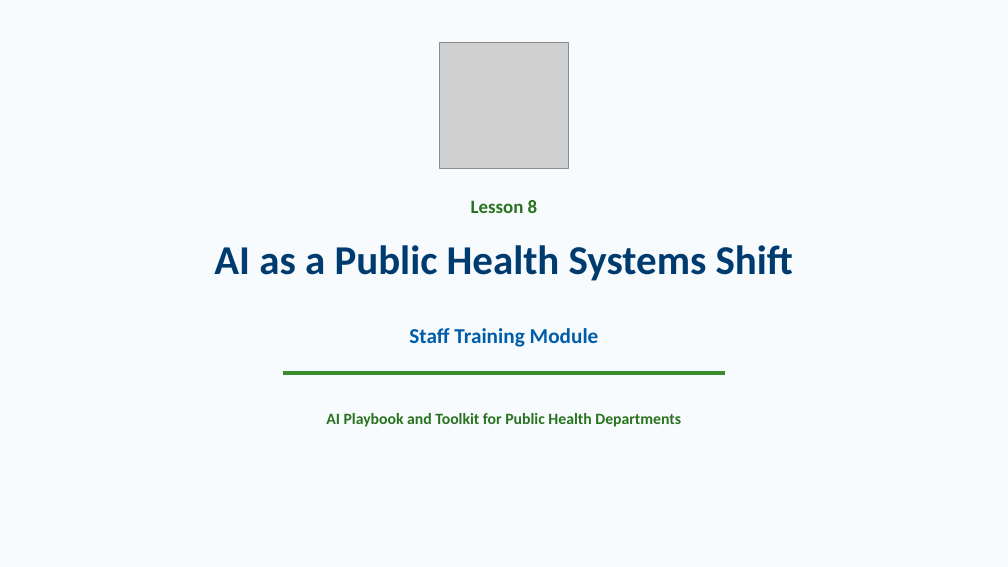
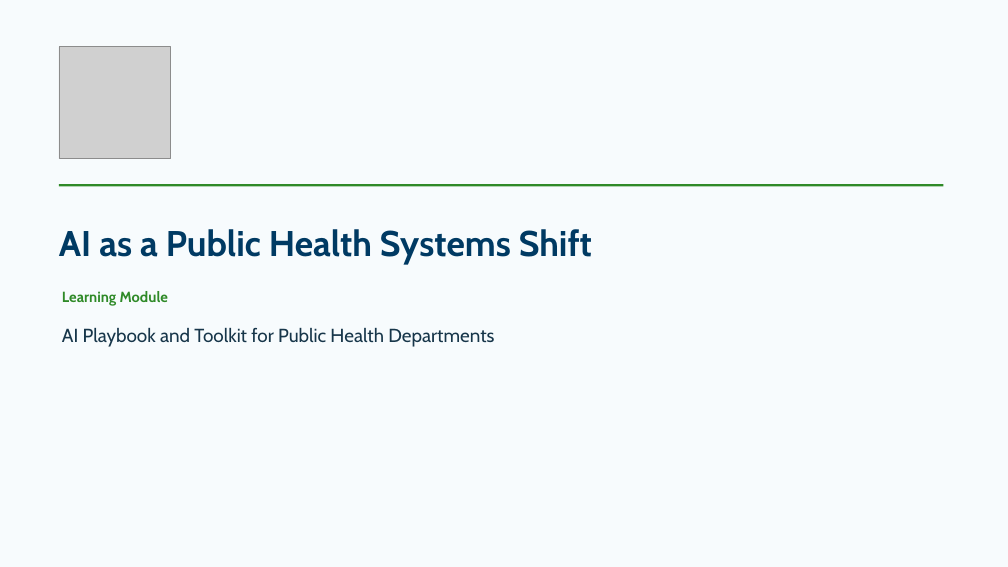
Before and after one commit to soperpa2/AI-Playbook, a slide deck: slide 1 of downloads/presentations/lesson-08-ai-as-a-public-health-systems-shift.pptx. Drawn at 1008x567 pixels with LibreOffice and Linux fonts; fonts in the diff are those of the drawing; grey boxes stand for pictures. Boxes give left, top, right and bottom in pixels: in the first picture for what was removed or moved away, otherwise in the second. Text is boxed around its words. In the diff, an @@ line names an element or a change of style, - is before the commit and + after.

Commit message:
Update learning modules and lesson decks

```diff
--- a/downloads/presentations/lesson-08-ai-as-a-public-health-systems-shift.pptx
+++ b/downloads/presentations/lesson-08-ai-as-a-public-health-systems-shift.pptx
@@ background #F7FBFD to #FFFFFF @@
@@ rectangle added at box(0, 0, 1008, 567), fill #F7FBFD, outline #F7FBFD 1 pt @@
@@ picture added at box(59, 47, 171, 159) @@
@@ picture removed at box(439, 42, 569, 169) @@
@@ line added from (59, 185) to (944, 185), #2F8A28 2 pt @@
@@ text removed at box(471, 200, 538, 213) @@
-Lesson 8
@@ text "AI as a Public Health ...": place and size @@
-text "AI as a Public Health ..." at box(214, 245, 793, 281)
+text "AI as a Public Health ..." at box(59, 229, 592, 264)
@@ text "AI as a Public Health ..." at box(59, 229, 592, 264): size 39 to 34 pt, font Calibri to Cabin, text colour #003B70 to #003A63; alignment centre to left; vertical alignment top to middle @@
@@ text added at box(62, 291, 168, 306), 14 pt, text #2F8A28, bold @@
+Learning Module
@@ text "AI Playbook and Toolkit for ...": place and size @@
-text "AI Playbook and Toolkit for ..." at box(326, 413, 681, 427)
+text "AI Playbook and Toolkit for ..." at box(62, 328, 494, 347)
@@ text "AI Playbook and Toolkit for ..." at box(62, 328, 494, 347): size 15 to 18 pt, font Calibri to Cabin, text colour #287320 to #17364A, bold off; alignment centre to left; vertical alignment top to middle @@
@@ text removed at box(409, 328, 599, 347) @@
-Staff Training Module
@@ rectangle removed at box(284, 372, 724, 374) @@
```
Also in this commit, not shown: 3 other slides changed, 8 slides added, 4 slides removed, 31 other files.
